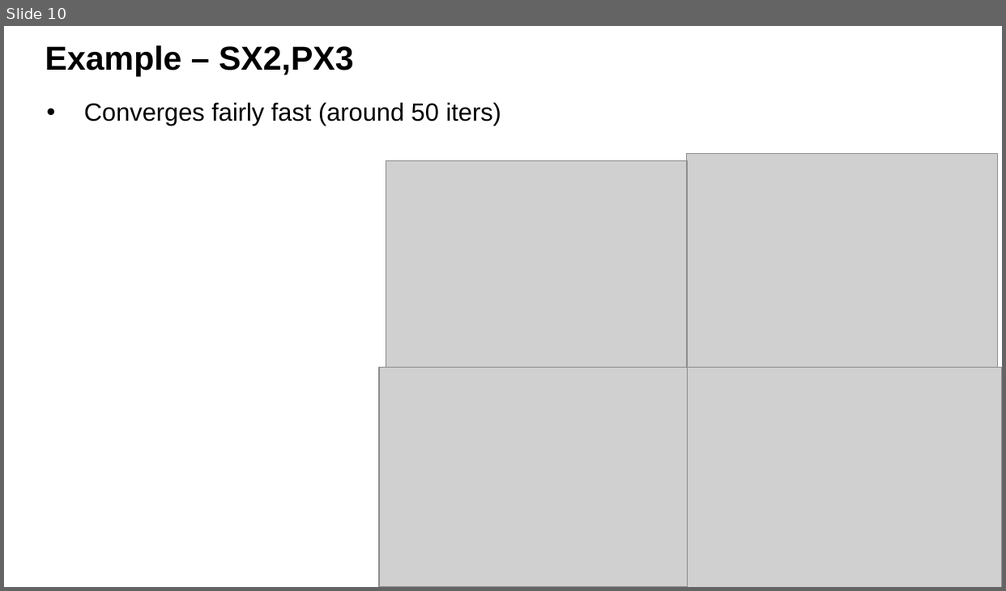
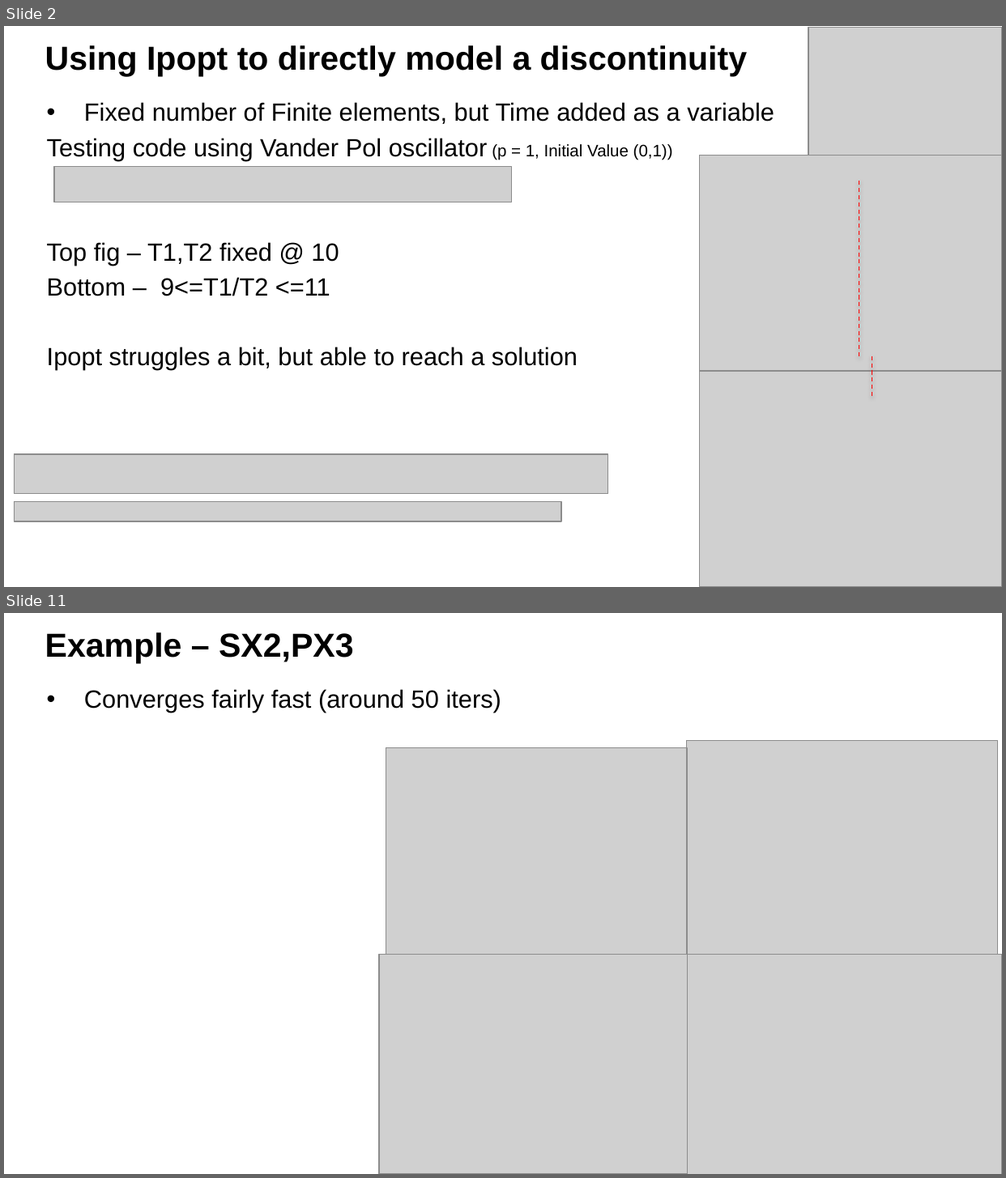
Before and after one commit to sandeepprakash6666/Escape-Paper, a slide deck: Admin/Escape Results.pptx. Shown one above the other, each under a label of ours: slide 10 before the commit, slides 2 and 11 after it; the slides between them are not shown. The pictures are 1006x591 and 1006x1178 pixels, drawn with LibreOffice and Linux fonts; fonts in the diff are those of the drawing; grey boxes stand for pictures; background and template pictures are left out. Boxes give left, top, right and bottom in pixels: in the first picture for what was removed or moved away, otherwise in the second. Text is boxed around its words. In the diff, an @@ line names an element or a change of style, - is before the commit and + after.

```diff
--- a/Admin/Escape Results.pptx
+++ b/Admin/Escape Results.pptx
@@ slide 2 added at box(4, 26, 1002, 587), background #FFFFFF; not listed: 1 template element that a slide beside it also shows @@
@@ title added at box(45, 45, 747, 76), 24 pt, text #000000, bold @@
+Using Ipopt to directly model a discontinuity
@@ picture added at box(808, 28, 1002, 156) @@
@@ text added at box(47, 102, 774, 370), 18 pt, text #000000 @@
+• Fixed number of Finite elements, but Time added as a variable
+Testing code using Vander Pol oscillator (p = 1, Initial Value (0,1))
+Top fig – T1,T2 fixed @ 10
+Bottom – 9<=T1/T2 <=11
+Ipopt struggles a bit, but able to reach a solution
@@ picture added at box(54, 167, 511, 203) @@
@@ picture added at box(700, 155, 1002, 371) @@
@@ line added from (859, 181) to (859, 356), #FF0000 0.75 pt dashed @@
@@ line added from (872, 356) to (872, 397), #FF0000 0.75 pt dashed @@
@@ picture added at box(700, 371, 1002, 587) @@
@@ picture added at box(14, 454, 607, 494) @@
@@ picture added at box(14, 502, 560, 522) @@
@@ what was slide 10 is now slide 11 @@
```
Also in this commit, not shown: 7 slides changed, 5 other slides added, 1 slide removed, 44 other files.
